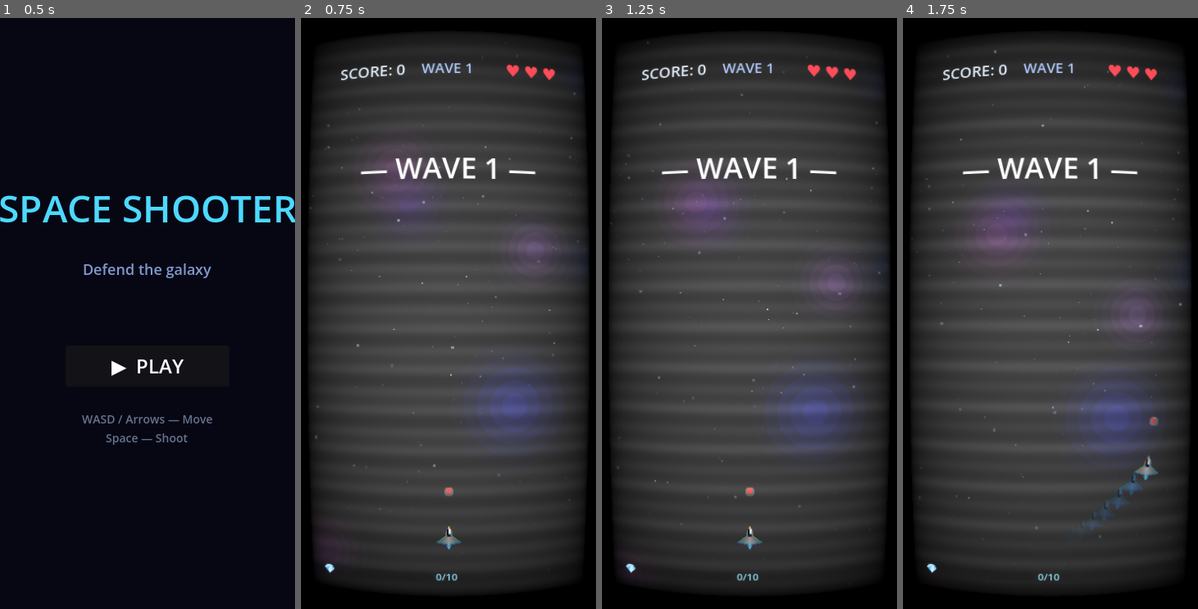
Above: before the commit, frames 1-4 (left to right).
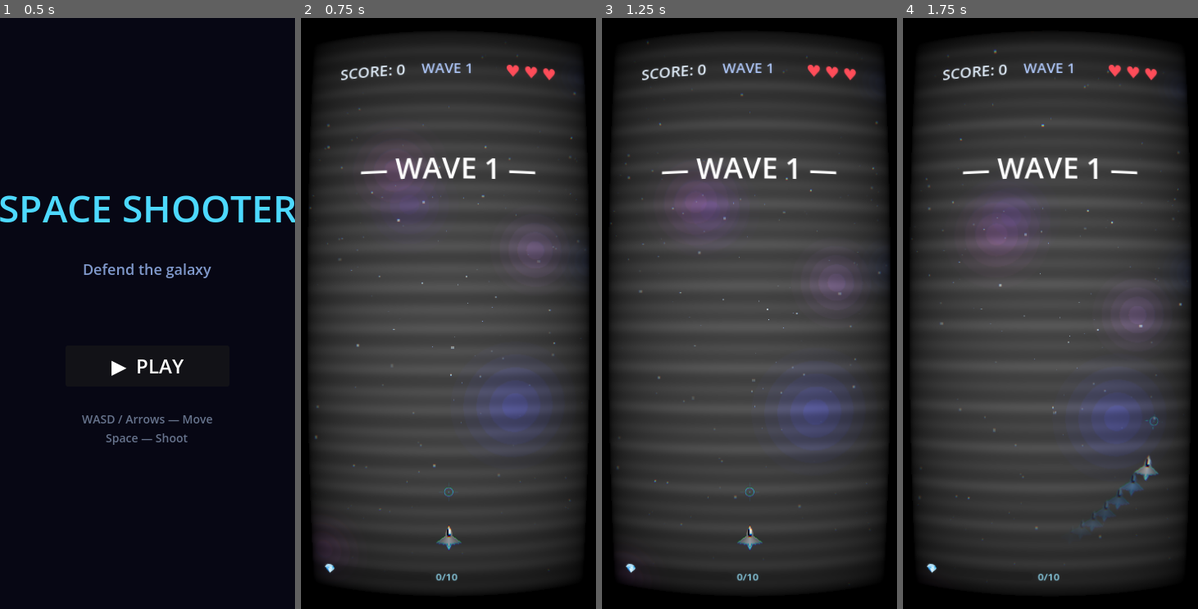
Above: after the commit, the same moments.

Repository: DiscM/Farinuff-Flight
Game: Godot game, scene res://ui/main_menu.tscn
Two runs of this game, one before a commit and one after it. Both use one fixed random seed, a clock stepped at 60 frames per second and the inputs below.
Inputs (mouse positions are in pixels of both pictures, inside the frame that each line leads up to):
- Up to frame 1 (0.5 s): no input
- Up to frame 2 (0.75 s): click "▶ PLAY" at 0.5 s
- Up to frame 3 (1.25 s): no input
- Up to frame 4 (1.75 s): tap Enter at 1.25 s; move the mouse to (1115, 283) at 1.27 s; hold D (move_right) from 1.28 s (still down); tap Shift (boost) at 1.35 s; click (1115, 283) at 1.42 s

Frame 1 is identical in both runs. In frame 2, less than 0.1% of the frame differs, in the area x 48-52%, y 79-81%; in frame 3, less than 0.1%; in frame 4, less than 0.1%.

Commit message:
Add crosshair cursor & combined upgrade UI
Added in a proper crosshair and fixed the menu layout for upgrades/points

Diff:
--- a/entities/player/player.gd
+++ b/entities/player/player.gd
@@ -128,18 +128,11 @@
 	reticle = Node2D.new()
 	add_child(reticle)
 
-	# Small glowing dot or crosshair
+	# Crosshair reticle using the themed cursor asset
 	var dot := Sprite2D.new()
-	var img := Image.create(16, 16, false, Image.FORMAT_RGBA8)
-	img.fill(Color.TRANSPARENT)
-	for y in range(16):
-		for x in range(16):
-			var d := Vector2(float(x) - 8.0, float(y) - 8.0).length()
-			if d < 4.0:
-				img.set_pixel(x, y, Color(1.0, 0.4, 0.4, 0.9))
-			elif d < 6.0:
-				img.set_pixel(x, y, Color(1.0, 1.0, 1.0, 0.3))
-	dot.texture = ImageTexture.create_from_image(img)
+	dot.texture = load("res://assets/ui/cursor_crosshair.png")
+	dot.scale = Vector2(0.375, 0.375)  # scale 64px asset down to ~24px
+	dot.modulate = Color(0.38, 0.88, 1.0, 0.9)  # neon cyan tint to match HUD
 	reticle.add_child(dot)
 	dot.position = Vector2(0, -60) # distance from player
 	reticle.visible = false # hide until free aim is used
--- a/entities/player/player.tscn
+++ b/entities/player/player.tscn
@@ -1,10 +1,6 @@
-[gd_scene load_steps=5 format=3 uid="uid://bpv3rwt1k4f2i"]
+[gd_scene format=3 uid="uid://bpv3rwt1k4f2i"]
 
-[ext_resource type="Script" path="res://entities/player/player.gd" id="1_player"]
-
-[sub_resource type="CapsuleShape2D" id="CapsuleShape2D_player"]
-radius = 16.0
-height = 44.0
+[ext_resource type="Script" uid="uid://7ln60ie1rip4" path="res://entities/player/player.gd" id="1_player"]
 
 [sub_resource type="GDScript" id="GDScript_ship"]
 script/source = "extends Sprite2D
@@ -84,37 +80,40 @@
 	texture = ImageTexture.create_from_image(img)
 "
 
-[node name="Player" type="Area2D" groups=["player"]]
-collision_layer = 1
+[sub_resource type="CapsuleShape2D" id="CapsuleShape2D_player"]
+radius = 16.0
+height = 44.0
+
+[node name="Player" type="Area2D" unique_id=1283111666 groups=["player"]]
 collision_mask = 26
 script = ExtResource("1_player")
 
-[node name="Sprite2D" type="Sprite2D" parent="."]
+[node name="Sprite2D" type="Sprite2D" parent="." unique_id=127688907]
 script = SubResource("GDScript_ship")
 
-[node name="ShieldSprite" type="Sprite2D" parent="."]
+[node name="ShieldSprite" type="Sprite2D" parent="." unique_id=1052076704]
 visible = false
 script = SubResource("GDScript_shield")
 
-[node name="CollisionShape2D" type="CollisionShape2D" parent="."]
+[node name="CollisionShape2D" type="CollisionShape2D" parent="." unique_id=518650347]
 shape = SubResource("CapsuleShape2D_player")
 
-[node name="ShootTimer" type="Timer" parent="."]
+[node name="ShootTimer" type="Timer" parent="." unique_id=735393874]
 wait_time = 0.22
 one_shot = true
 
-[node name="InvincibilityTimer" type="Timer" parent="."]
+[node name="InvincibilityTimer" type="Timer" parent="." unique_id=671144235]
 wait_time = 1.5
 one_shot = true
 
-[node name="RapidFireTimer" type="Timer" parent="."]
+[node name="RapidFireTimer" type="Timer" parent="." unique_id=1302864786]
 wait_time = 8.0
 one_shot = true
 
-[node name="SpreadShotTimer" type="Timer" parent="."]
+[node name="SpreadShotTimer" type="Timer" parent="." unique_id=442247236]
 wait_time = 8.0
 one_shot = true
 
-[node name="MagnetTimer" type="Timer" parent="."]
+[node name="MagnetTimer" type="Timer" parent="." unique_id=2070256593]
 wait_time = 10.0
 one_shot = true
--- a/project.godot
+++ b/project.godot
@@ -31,6 +31,8 @@
 window/size/mode=2
 window/stretch/mode="canvas_items"
 window/stretch/aspect="expand"
+mouse_cursor/custom_image="res://assets/ui/cursor_crosshair.png"
+mouse_cursor/custom_image_hotspot=Vector2(32, 32)
 window/size/initial_width=450
 window/size/initial_height=640
 
--- a/scenes/game.gd
+++ b/scenes/game.gd
@@ -20,6 +20,9 @@
 var try_again_active: bool = false
 var _final_score_cache: int = 0
 
+# Pending allocation: stored when elite and allocation trigger simultaneously
+var _pending_allocation_points: int = -1
+
 # Screen shake state
 var shake_intensity: float = 0.0
 var shake_duration: float = 0.0
@@ -27,6 +30,7 @@
 var _bg_time: float = 0.0
 
 func _ready() -> void:
+	Input.set_mouse_mode(Input.MOUSE_MODE_VISIBLE)
 	GameManager.start_game()
 	hud.update_all()
 	hud.layer = 10 # Lift above post-processing
@@ -233,10 +237,23 @@
 		return
 	allocation_active = true
 
-	# Pause the game immediately to stop movement and spawning
+	# If the elite upgrade is already active (Wave 10), defer and show side-by-side
+	if elite_upgrade_active:
+		_pending_allocation_points = points
+		return
+
+	# If the elite upgrade hasn't triggered yet but will this same frame, wait one frame
+	# (boss_died emits elite_upgrade_triggered BEFORE allocation_triggered at Wave 10)
+	# So we check on the next frame whether elite is also pending.
+	_pending_allocation_points = points
+	await get_tree().process_frame
+	if elite_upgrade_active:
+		# Elite already handled — it will call _show_combined when it opens
+		return
+
+	# Solo allocation
+	_pending_allocation_points = -1
 	get_tree().paused = true
-
-	# Show the popup on a CanvasLayer that processes while paused
 	var overlay := CanvasLayer.new()
 	overlay.process_mode = Node.PROCESS_MODE_ALWAYS
 	add_child(overlay)
@@ -254,10 +271,19 @@
 		return
 	elite_upgrade_active = true
 
-	# Pause the game immediately
+	# Pause immediately
 	get_tree().paused = true
 
-	# Show the elite upgrade picker on its own always-process CanvasLayer
+	# Wait one frame so allocation_triggered (emitted right after) can set its flag
+	await get_tree().process_frame
+
+	if _pending_allocation_points >= 0:
+		# Both active — show side by side
+		_show_combined(_pending_allocation_points)
+		_pending_allocation_points = -1
+		return
+
+	# Solo elite upgrade
 	var overlay := CanvasLayer.new()
 	overlay.process_mode = Node.PROCESS_MODE_ALWAYS
 	add_child(overlay)
@@ -268,3 +294,66 @@
 func _on_elite_upgrade_closed() -> void:
 	elite_upgrade_active = false
 	_update_pause_state()
+
+## Shows the elite upgrade and point allocation panels side by side.
+func _show_combined(alloc_points: int) -> void:
+	var overlay := CanvasLayer.new()
+	overlay.process_mode = Node.PROCESS_MODE_ALWAYS
+	add_child(overlay)
+
+	# Single shared dark background
+	var root := Control.new()
+	root.set_anchors_preset(Control.PRESET_FULL_RECT)
+	root.set_offsets_preset(Control.PRESET_FULL_RECT)
+	root.process_mode = Node.PROCESS_MODE_ALWAYS
+	overlay.add_child(root)
+
+	var bg := ColorRect.new()
+	bg.color = Color(0.0, 0.0, 0.05, 0.92)
+	bg.set_anchors_preset(Control.PRESET_FULL_RECT)
+	root.add_child(bg)
+
+	# Side-by-side HBox
+	var hbox := HBoxContainer.new()
+	hbox.set_anchors_preset(Control.PRESET_FULL_RECT)
+	hbox.set_offsets_preset(Control.PRESET_FULL_RECT)
+	hbox.alignment = BoxContainer.ALIGNMENT_CENTER
+	hbox.add_theme_constant_override("separation", 0)
+	root.add_child(hbox)
+
+	# Left: elite upgrade panel
+	var elite_panel := ELITE_UPGRADE_SCENE.instantiate()
+	elite_panel.panel_only = true
+	elite_panel.size_flags_horizontal = Control.SIZE_EXPAND_FILL
+	elite_panel.size_flags_vertical = Control.SIZE_EXPAND_FILL
+	hbox.add_child(elite_panel)
+	elite_panel.upgrade_chosen.connect(func():
+		_on_elite_upgrade_closed()
+		if not allocation_active:
+			overlay.queue_free()
+	)
+
+	# Vertical divider
+	var div := ColorRect.new()
+	div.color = Color(0.3, 0.4, 0.6, 0.3)
+	div.custom_minimum_size = Vector2(2, 0)
+	div.size_flags_vertical = Control.SIZE_EXPAND_FILL
+	hbox.add_child(div)
+
+	# Right: allocation panel
+	var alloc_panel := POINT_ALLOCATION_SCENE.instantiate()
+	alloc_panel.panel_only = true
+	alloc_panel.size_flags_horizontal = Control.SIZE_EXPAND_FILL
+	alloc_panel.size_flags_vertical = Control.SIZE_EXPAND_FILL
+	hbox.add_child(alloc_panel)
+	alloc_panel.allocation_done.connect(func():
+		_on_allocation_closed()
+		if not elite_upgrade_active:
+			overlay.queue_free()
+	)
+	alloc_panel.set_points(alloc_points)
+
+	# Animate the whole root in
+	root.modulate.a = 0.0
+	var tween := root.create_tween()
+	tween.tween_property(root, "modulate:a", 1.0, 0.35).set_ease(Tween.EASE_OUT)
--- a/ui/elite_upgrade_popup.gd
+++ b/ui/elite_upgrade_popup.gd
@@ -9,6 +9,9 @@
 # (Upgrades moved to GameManager to allow for global completion checks)
 
 var chosen_upgrades: Array[Dictionary] = []
+
+# When true, no fullscreen overlay bg is drawn — used for side-by-side layout
+var panel_only: bool = false
 
 # ── Setup ──────────────────────────────────────────────────────────────────────
 
@@ -30,11 +33,12 @@
 # ── UI ─────────────────────────────────────────────────────────────────────────
 
 func _build_ui() -> void:
-	# Full-screen dark overlay
-	var bg := ColorRect.new()
-	bg.color = Color(0.0, 0.0, 0.05, 0.92)
-	bg.set_anchors_preset(Control.PRESET_FULL_RECT)
-	add_child(bg)
+	if not panel_only:
+		# Full-screen dark overlay
+		var bg := ColorRect.new()
+		bg.color = Color(0.0, 0.0, 0.05, 0.92)
+		bg.set_anchors_preset(Control.PRESET_FULL_RECT)
+		add_child(bg)
 
 	# Outer vertical container
 	var outer := VBoxContainer.new()
@@ -178,7 +182,9 @@
 
 	upgrade_chosen.emit()
 	# game.gd owns the pause state — it unpauses when it receives upgrade_chosen.
-	get_parent().queue_free()
+	# In panel_only mode the parent is a shared HBoxContainer; game.gd cleans up the overlay.
+	if not panel_only:
+		get_parent().queue_free()
 
 # ── Animation ──────────────────────────────────────────────────────────────────
 
--- a/ui/main_menu.gd
+++ b/ui/main_menu.gd
@@ -2,6 +2,7 @@
 ## Main Menu — title screen with Play button.
 
 func _ready() -> void:
+	Input.set_mouse_mode(Input.MOUSE_MODE_VISIBLE)
 	$VBoxContainer/PlayButton.pressed.connect(_on_play_pressed)
 
 func _on_play_pressed() -> void:
--- a/ui/point_allocation_popup.gd
+++ b/ui/point_allocation_popup.gd
@@ -5,6 +5,9 @@
 signal allocation_done
 
 var points_remaining: int = 0
+
+# When true, no fullscreen overlay bg is drawn — used for side-by-side layout
+var panel_only: bool = false
 
 # Temp allocation (committed on confirm)
 var alloc_fire_rate: int = 0
@@ -34,19 +37,24 @@
 # ── UI Construction ──────────────────────────────────────────────
 
 func _build_ui() -> void:
-	# Dark overlay background
-	var bg := ColorRect.new()
-	bg.color = Color(0.01, 0.01, 0.04, 0.90)
-	bg.set_anchors_preset(Control.PRESET_FULL_RECT)
-	add_child(bg)
+	if not panel_only:
+		# Dark overlay background (fullscreen)
+		var bg := ColorRect.new()
+		bg.color = Color(0.01, 0.01, 0.04, 0.90)
+		bg.set_anchors_preset(Control.PRESET_FULL_RECT)
+		add_child(bg)
 
 	# Center container
 	var vbox := VBoxContainer.new()
-	vbox.set_anchors_preset(Control.PRESET_CENTER)
-	vbox.offset_left = -220
-	vbox.offset_right = 220
-	vbox.offset_top = -240
-	vbox.offset_bottom = 240
+	if panel_only:
+		vbox.set_anchors_preset(Control.PRESET_FULL_RECT)
+		vbox.set_offsets_preset(Control.PRESET_FULL_RECT)
+	else:
+		vbox.set_anchors_preset(Control.PRESET_CENTER)
+		vbox.offset_left = -220
+		vbox.offset_right = 220
+		vbox.offset_top = -240
+		vbox.offset_bottom = 240
 	vbox.alignment = BoxContainer.ALIGNMENT_CENTER
 	vbox.add_theme_constant_override("separation", 14)
 	add_child(vbox)
@@ -162,7 +170,9 @@
 		GameManager.apply_stat_point("speed")
 
 	allocation_done.emit()
-	get_parent().queue_free()
+	# In panel_only mode the parent is a shared HBoxContainer; game.gd cleans up the overlay.
+	if not panel_only:
+		get_parent().queue_free()
 
 func _refresh_ui() -> void:
 	points_label.text = "Points remaining: " + str(points_remaining)
Binary file added: assets/ui/cursor_crosshair.png
Not shown, added: assets/ui/cursor_crosshair.png.import
